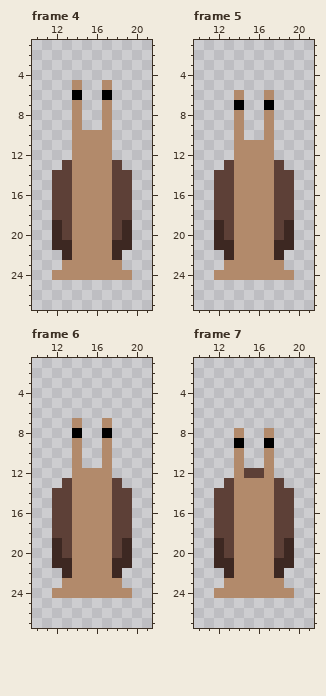
One commit to this pixel-art file: Assets/Art/Enemy/Snail/Hurt/Snail_Hurt_Up.aseprite. The first picture shows the starting point.
32x32 pixels, 8 frames. Shown: frame 4: x 10..21, y 1..27; frame 5: x 10..21, y 1..27; frame 6: x 10..21, y 1..27; frame 7: x 10..21, y 1..27. The commit also changed other frames, which this record leaves out.
The result:
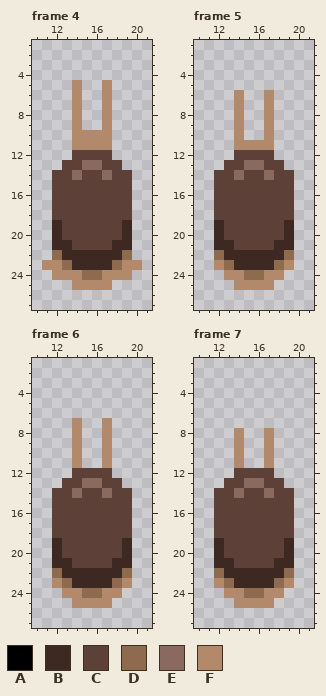
Palette (. is transparent): A #000000  B #3d2822  C #5d4037  D #8e6a4f  E #8a6a5e  F #b28a6b
From the commit log: Adjusted Hurt Animations
Diff:
--- frame 4
@@ x 12..19 @@
  5 ..F..F..
- 6 ..A..A..
+ 6 ..F..F..
  7 ..F..F..
@@ x 10..21 @@
 11 ....FFFF....
-12 ....FFFF....
-13 ...CFFFFC...
-14 ..CCFFFFCC..
-15 ..CCFFFFCC..
-16 ..CCFFFFCC..
-17 ..CCFFFFCC..
-18 ..CCFFFFCC..
-19 ..BCFFFFCB..
-20 ..BCFFFFCB..
-21 ..BBFFFFBB..
-22 ...BFFFFB...
-23 ...FFFFFF...
-24 ..FFFFFFFF..
-25 ............
+12 ....CCCC....
+13 ...CCEECC...
+14 ..CCECCECC..
+15 ..CCCCCCCC..
+16 ..CCCCCCCC..
+17 ..CCCCCCCC..
+18 ..CCCCCCCC..
+19 ..BCCCCCCB..
+20 ..BCCCCCCB..
+21 ..BBCCCCBB..
+22 ..DBBBBBBD..
+23 .FFDBBBBDFF.
+24 ..FFFDDFFF..
+25 ....FFFF....
 26 ............
--- frame 5
@@ x 12..19 @@
  6 ..F..F..
- 7 ..A..A..
+ 7 ..F..F..
  8 ..F..F..
@@ x 10..21 @@
 11 ....FFFF....
-12 ....FFFF....
-13 ...CFFFFC...
-14 ..CCFFFFCC..
-15 ..CCFFFFCC..
-16 ..CCFFFFCC..
-17 ..CCFFFFCC..
-18 ..CCFFFFCC..
-19 ..BCFFFFCB..
-20 ..BCFFFFCB..
-21 ..BBFFFFBB..
-22 ...BFFFFB...
-23 ...FFFFFF...
-24 ..FFFFFFFF..
-25 ............
+12 ....CCCC....
+13 ...CCEECC...
+14 ..CCECCECC..
+15 ..CCCCCCCC..
+16 ..CCCCCCCC..
+17 ..CCCCCCCC..
+18 ..CCCCCCCC..
+19 ..BCCCCCCB..
+20 ..BCCCCCCB..
+21 ..BBCCCCBB..
+22 ..DBBBBBBD..
+23 ..FDBBBBDF..
+24 ...FFDDFF...
+25 ....FFFF....
 26 ............
--- frame 6
@@ x 12..19 @@
  7 ..F..F..
- 8 ..A..A..
+ 8 ..F..F..
  9 ..F..F..
@@ x 10..21 @@
 11 ....F..F....
-12 ....FFFF....
-13 ...CFFFFC...
-14 ..CCFFFFCC..
-15 ..CCFFFFCC..
-16 ..CCFFFFCC..
-17 ..CCFFFFCC..
-18 ..CCFFFFCC..
-19 ..BCFFFFCB..
-20 ..BCFFFFCB..
-21 ..BBFFFFBB..
-22 ...BFFFFB...
-23 ...FFFFFF...
-24 ..FFFFFFFF..
-25 ............
+12 ....CCCC....
+13 ...CCEECC...
+14 ..CCECCECC..
+15 ..CCCCCCCC..
+16 ..CCCCCCCC..
+17 ..CCCCCCCC..
+18 ..CCCCCCCC..
+19 ..BCCCCCCB..
+20 ..BCCCCCCB..
+21 ..BBCCCCBB..
+22 ..DBBBBBBD..
+23 ..FDBBBBDF..
+24 ...FFDDFF...
+25 ....FFFF....
 26 ............
--- frame 7
@@ x 10..21 @@
  8 ....F..F....
- 9 ....A..A....
+ 9 ....F..F....
 10 ....F..F....
 11 ....F..F....
-12 ....FCCF....
-13 ...CFFFFC...
-14 ..CCFFFFCC..
-15 ..CCFFFFCC..
-16 ..CCFFFFCC..
-17 ..CCFFFFCC..
-18 ..CCFFFFCC..
-19 ..BCFFFFCB..
-20 ..BCFFFFCB..
-21 ..BBFFFFBB..
-22 ...BFFFFB...
-23 ...FFFFFF...
-24 ..FFFFFFFF..
-25 ............
+12 ....CCCC....
+13 ...CCEECC...
+14 ..CCECCECC..
+15 ..CCCCCCCC..
+16 ..CCCCCCCC..
+17 ..CCCCCCCC..
+18 ..CCCCCCCC..
+19 ..BCCCCCCB..
+20 ..BCCCCCCB..
+21 ..BBCCCCBB..
+22 ..DBBBBBBD..
+23 ..FDBBBBDF..
+24 ...FFDDFF...
+25 ....FFFF....
 26 ............
Boxes around the changes in both pictures, in picture pixels (x1, y1, x2, y2):
changed: (72, 90, 112, 100)
changed: (42, 150, 142, 290)
changed: (214, 100, 294, 290)
changed: (52, 428, 132, 608)
changed: (214, 438, 294, 608)
